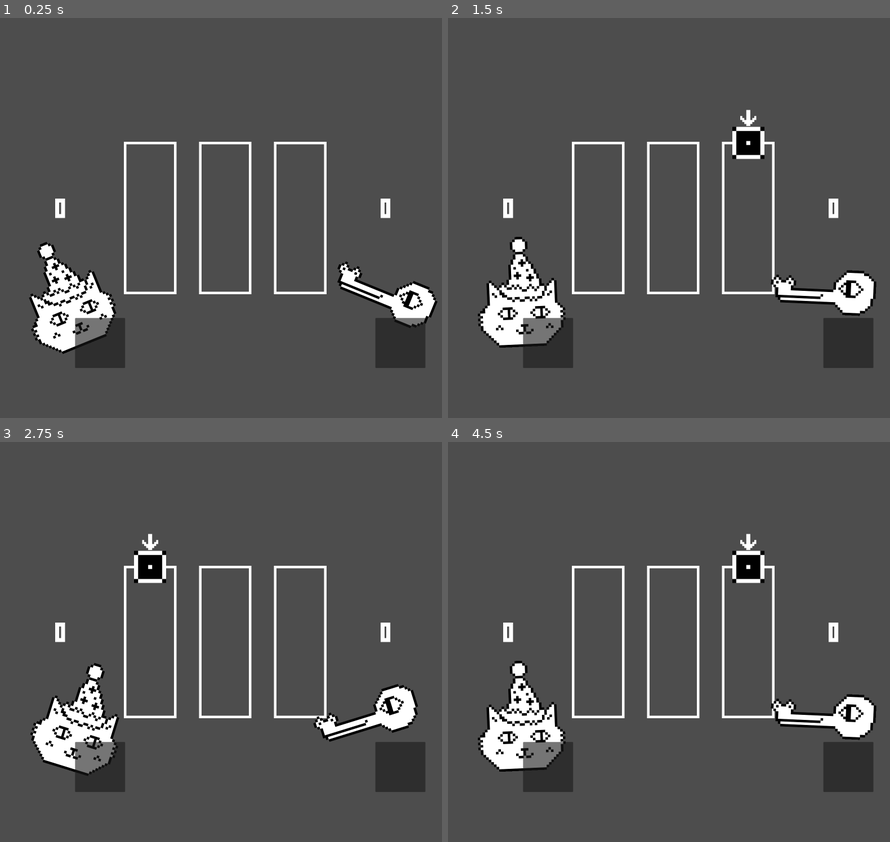
Above: before the commit, frames 1-4 (two rows, left to right).
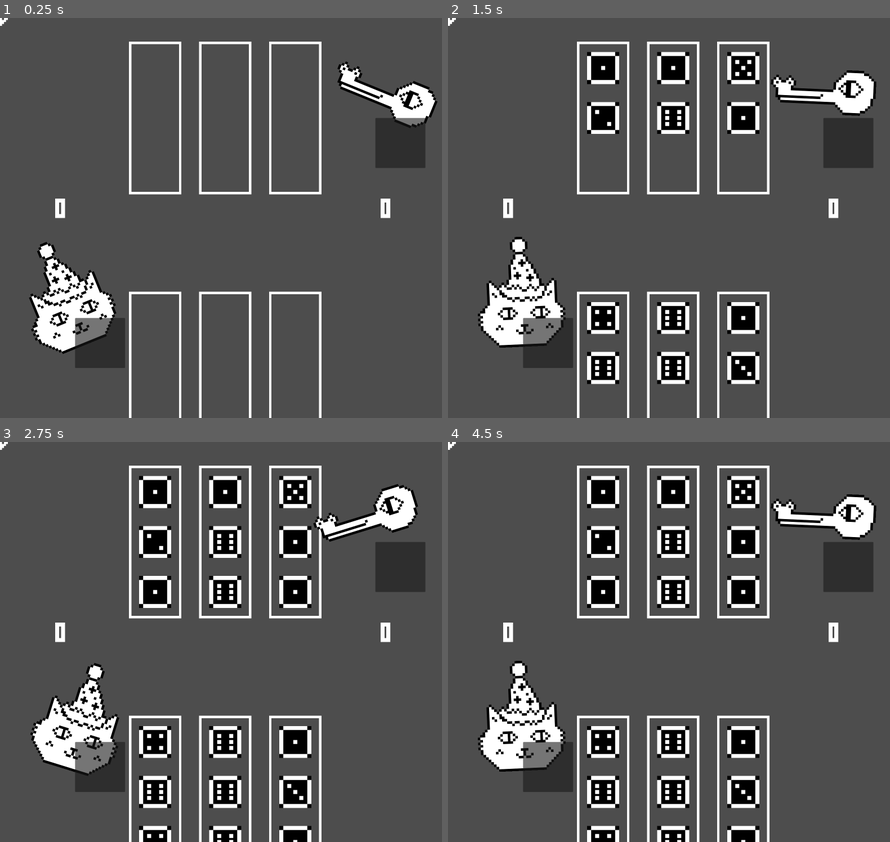
Above: after the commit, the same moments.

Repository: IslamRustamov/wizard_cats_wonderful_videogames_gd
Game: Godot game, scene res://src/games/knucklebones/screens/main_screen/main_screen.tscn
Two runs of this game, one before a commit and one after it. Both use one fixed random seed, a clock stepped at 60 frames per second and the inputs below. This scene is started directly instead of the project's main scene.
Inputs:
- Up to frame 1 (0.25 s): no input
- Up to frame 2 (1.5 s): hold Right (Right) 0.53-1.28 s; tap Space (Action) at 0.6, 1.35 s; hold Left (Left) from 1.28 s (still down)
- Up to frame 3 (2.75 s): release Left (Left) at 2.03 s; hold Right (Right) from 2.03 s (still down); tap Space (Action) at 2.1 s
- Up to frame 4 (4.5 s): tap Space (Action) at 2.85, 3.6, 4.35 s; release Right (Right) at 3.53 s; hold Left (Left) from 3.53 s (still down)

The runs differ from the first frame. In frame 1, 9.8% of the frame differs, in the area x 0-99%, y 0-100%; in frame 2, 17%; in frame 3, 20%; in frame 4, 20%, in the area x 0-97%, y 0-100%.
Error after the commit: Invalid access to property or key 'HORIZONTAL_OFFSET' on a base object of type 'Nil'. (res://src/games/knucklebones/screens/main_screen/utils/dice_utils.gd:19)

Commit message:
new component and UI positioning

Diff:
--- /dev/null
+++ b/src/games/knucklebones/components/column/column.gd
@@ -0,0 +1,87 @@
+extends Node2D
+class_name  Column
+
+const MAX_DICES = 3
+
+var dices: Array[Dice] = []
+
+var score = 0
+
+var column_width = 200
+var column_height = 600
+var line_width = 10
+
+@export var debug = true
+var debug_dice_id = 0
+
+func _input(event):
+	if debug:
+		if event.is_action_released("Action"):
+			var dice: Dice = Dice.constructor(debug_dice_id)
+
+			dice.name = "Dice" + str(debug_dice_id)
+
+			add_dice(dice)
+
+			debug_dice_id += 1
+
+func add_dice(new_dice: Dice):
+	if dices.size() == MAX_DICES:
+		return
+
+	add_child(new_dice)
+
+	new_dice.position.x = column_width / 2
+
+	if dices.size() == 0:
+		new_dice.position.y = 100
+	elif dices.size() == 1:
+		new_dice.position.y = 300
+	elif dices.size() == 2:
+		new_dice.position.y = 500
+
+	dices.push_back(new_dice)
+
+	recalculate_score()
+
+func clear():
+	dices = []
+
+	recalculate_score()
+
+func recalculate_score():
+	score = 0
+
+	var dict = {}
+
+	for dice in dices:
+		var weight = dice.get_dice_weight()
+
+		if dict.has(str(weight)):
+			dict[str(weight)].occurences += 1
+		else:
+			dict[str(weight)] = { "weight": weight, "occurences": 1 }
+
+	for key in dict:
+		if dict[key].occurences > 1:
+			var sum = 0
+
+			for i in dict[key].occurences:
+				sum += dict[key].weight
+
+			score += sum * dict[key].occurences
+		else:
+			score += dict[key].weight
+
+func _draw():
+	draw_rect(
+		Rect2(
+			position.x,
+			position.y,
+			column_width,
+			column_height
+		),
+		Color.WHITE,
+		false,
+		line_width
+	)
--- /dev/null
+++ b/src/games/knucklebones/components/column/column.tscn
@@ -0,0 +1,6 @@
+[gd_scene load_steps=2 format=3 uid="uid://g1yyywujt6ly"]
+
+[ext_resource type="Script" path="res://src/games/knucklebones/components/column/column.gd" id="1_sflud"]
+
+[node name="Column" type="Node2D"]
+script = ExtResource("1_sflud")
--- a/src/games/knucklebones/components/desk/desk.gd
+++ b/src/games/knucklebones/components/desk/desk.gd
@@ -1,60 +1,2 @@
 extends Node2D
 class_name Desk
-
-var column_width = 200
-var column_height = 600
-
-var second_column_x_offset = 300
-var third_column_x_offset = 600
-
-var line_width = 10
-
-func _ready():
-	var x = get_viewport_rect().size.x / 2 - 400
-	var y = get_viewport_rect().size.y / 2 - 300
-
-	$ColumnOne.position.x = x
-	$ColumnOne.position.y = y
-
-	$ColumnTwo.position.x = x + second_column_x_offset
-	$ColumnTwo.position.y = y
-
-	$ColumnThree.position.x = x + third_column_x_offset
-	$ColumnThree.position.y = y
-
-func _draw():
-	draw_rect(
-		Rect2(
-			$ColumnOne.position.x,
-			$ColumnOne.position.y,
-			column_width,
-			column_height
-		),
-		Color.WHITE,
-		false,
-		line_width
-	)
-
-	draw_rect(
-		Rect2(
-			$ColumnTwo.position.x,
-			$ColumnTwo.position.y,
-			column_width,
-			column_height
-		),
-		Color.WHITE,
-		false,
-		line_width
-	)
-
-	draw_rect(
-		Rect2(
-			$ColumnThree.position.x,
-			$ColumnThree.position.y,
-			column_width,
-			column_height
-		),
-		Color.WHITE,
-		false,
-		line_width
-	)
--- a/src/games/knucklebones/components/desk/desk.tscn
+++ b/src/games/knucklebones/components/desk/desk.tscn
@@ -1,12 +1,74 @@
-[gd_scene load_steps=2 format=3 uid="uid://d1smldguuodl1"]
+[gd_scene load_steps=3 format=3 uid="uid://d1smldguuodl1"]
 
 [ext_resource type="Script" path="res://src/games/knucklebones/components/desk/desk.gd" id="1_3x1f8"]
+[ext_resource type="PackedScene" uid="uid://g1yyywujt6ly" path="res://src/games/knucklebones/components/column/column.tscn" id="2_unxof"]
 
 [node name="Desk" type="Node2D"]
 script = ExtResource("1_3x1f8")
 
-[node name="ColumnOne" type="Node2D" parent="."]
+[node name="CrocoboysTable" type="Node2D" parent="."]
 
-[node name="ColumnTwo" type="Node2D" parent="."]
+[node name="CenterContainer" type="CenterContainer" parent="CrocoboysTable"]
+custom_minimum_size = Vector2(1600, 700)
+anchors_preset = 15
+anchor_right = 1.0
+anchor_bottom = 1.0
+offset_top = 100.0
+offset_right = 1600.0
+offset_bottom = 800.0
+grow_horizontal = 2
+grow_vertical = 2
 
-[node name="ColumnThree" type="Node2D" parent="."]
+[node name="HBoxContainer" type="HBoxContainer" parent="CrocoboysTable/CenterContainer"]
+custom_minimum_size = Vector2(1600, 700)
+layout_mode = 2
+theme_override_constants/separation = 280
+alignment = 1
+
+[node name="Control" type="Control" parent="CrocoboysTable/CenterContainer/HBoxContainer"]
+layout_mode = 2
+
+[node name="ColumnOne" parent="CrocoboysTable/CenterContainer/HBoxContainer/Control" instance=ExtResource("2_unxof")]
+
+[node name="Control2" type="Control" parent="CrocoboysTable/CenterContainer/HBoxContainer"]
+layout_mode = 2
+
+[node name="ColumnTwo" parent="CrocoboysTable/CenterContainer/HBoxContainer/Control2" instance=ExtResource("2_unxof")]
+
+[node name="Control3" type="Control" parent="CrocoboysTable/CenterContainer/HBoxContainer"]
+layout_mode = 2
+
+[node name="ColumnThree" parent="CrocoboysTable/CenterContainer/HBoxContainer/Control3" instance=ExtResource("2_unxof")]
+
+[node name="WizardCatsTable" type="Node2D" parent="."]
+
+[node name="CenterContainer" type="CenterContainer" parent="WizardCatsTable"]
+anchors_preset = 15
+anchor_right = 1.0
+anchor_bottom = 1.0
+offset_top = 1100.0
+offset_right = 1600.0
+offset_bottom = 1800.0
+grow_horizontal = 2
+grow_vertical = 2
+
+[node name="HBoxContainer" type="HBoxContainer" parent="WizardCatsTable/CenterContainer"]
+custom_minimum_size = Vector2(1600, 700)
+layout_mode = 2
+theme_override_constants/separation = 280
+alignment = 1
+
+[node name="Control" type="Control" parent="WizardCatsTable/CenterContainer/HBoxContainer"]
+layout_mode = 2
+
+[node name="ColumnOne" parent="WizardCatsTable/CenterContainer/HBoxContainer/Control" instance=ExtResource("2_unxof")]
+
+[node name="Control2" type="Control" parent="WizardCatsTable/CenterContainer/HBoxContainer"]
+layout_mode = 2
+
+[node name="ColumnTwo" parent="WizardCatsTable/CenterContainer/HBoxContainer/Control2" instance=ExtResource("2_unxof")]
+
+[node name="Control3" type="Control" parent="WizardCatsTable/CenterContainer/HBoxContainer"]
+layout_mode = 2
+
+[node name="ColumnThree" parent="WizardCatsTable/CenterContainer/HBoxContainer/Control3" instance=ExtResource("2_unxof")]
--- a/src/games/knucklebones/components/dice/dice.gd
+++ b/src/games/knucklebones/components/dice/dice.gd
@@ -1,5 +1,14 @@
 extends Node2D
 class_name Dice
+
+const self_scene = preload("res://src/games/knucklebones/components/dice/dice.tscn")
+
+@export var slot_id: int
+
+static func constructor(id: int = 0)-> Dice:
+	var obj = self_scene.instantiate()
+	obj.slot_id = id
+	return obj
 
 func _ready():
 	var random_weight = randi() % 6 + 1
--- a/src/games/knucklebones/screens/main_screen/main_screen.gd
+++ b/src/games/knucklebones/screens/main_screen/main_screen.gd
@@ -14,9 +14,9 @@
 
 	init_players()
 
-	init_pointer()
+	#init_pointer()
 
-	init_dice()
+	#init_dice()
 
 	$ScoreDrawer.set_store($KnucklebonesStore)
 
@@ -40,7 +40,7 @@
 	$WizardCat.position.y = get_viewport_rect().size.y - VERTICAL_OFFSET
 
 	$Crocoboy.position.x = get_viewport_rect().size.x - HORIZONTAL_OFFSET
-	$Crocoboy.position.y = get_viewport_rect().size.y - VERTICAL_OFFSET
+	$Crocoboy.position.y = VERTICAL_OFFSET
 
 func init_pointer():
 	$Pointer.hide()
